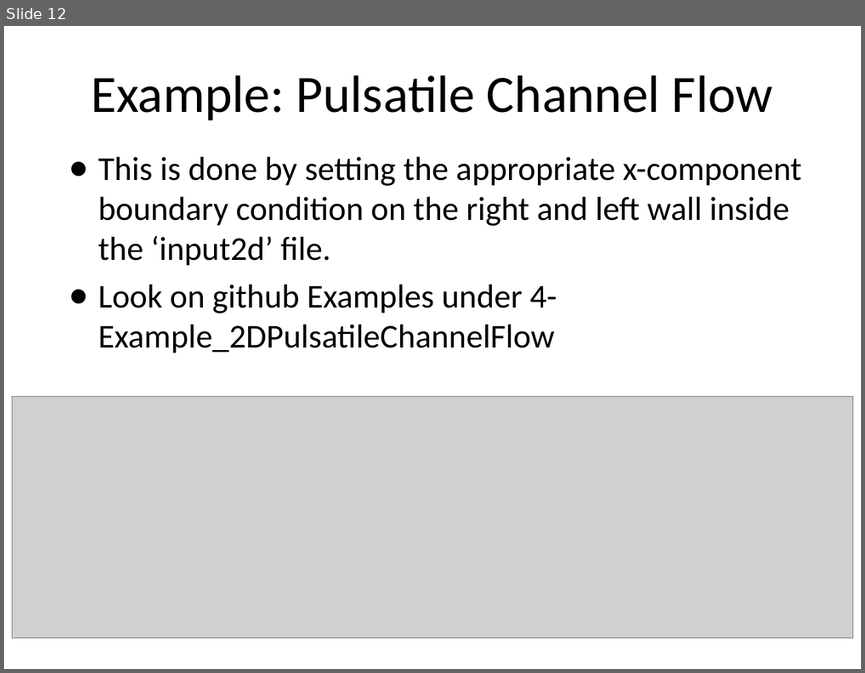
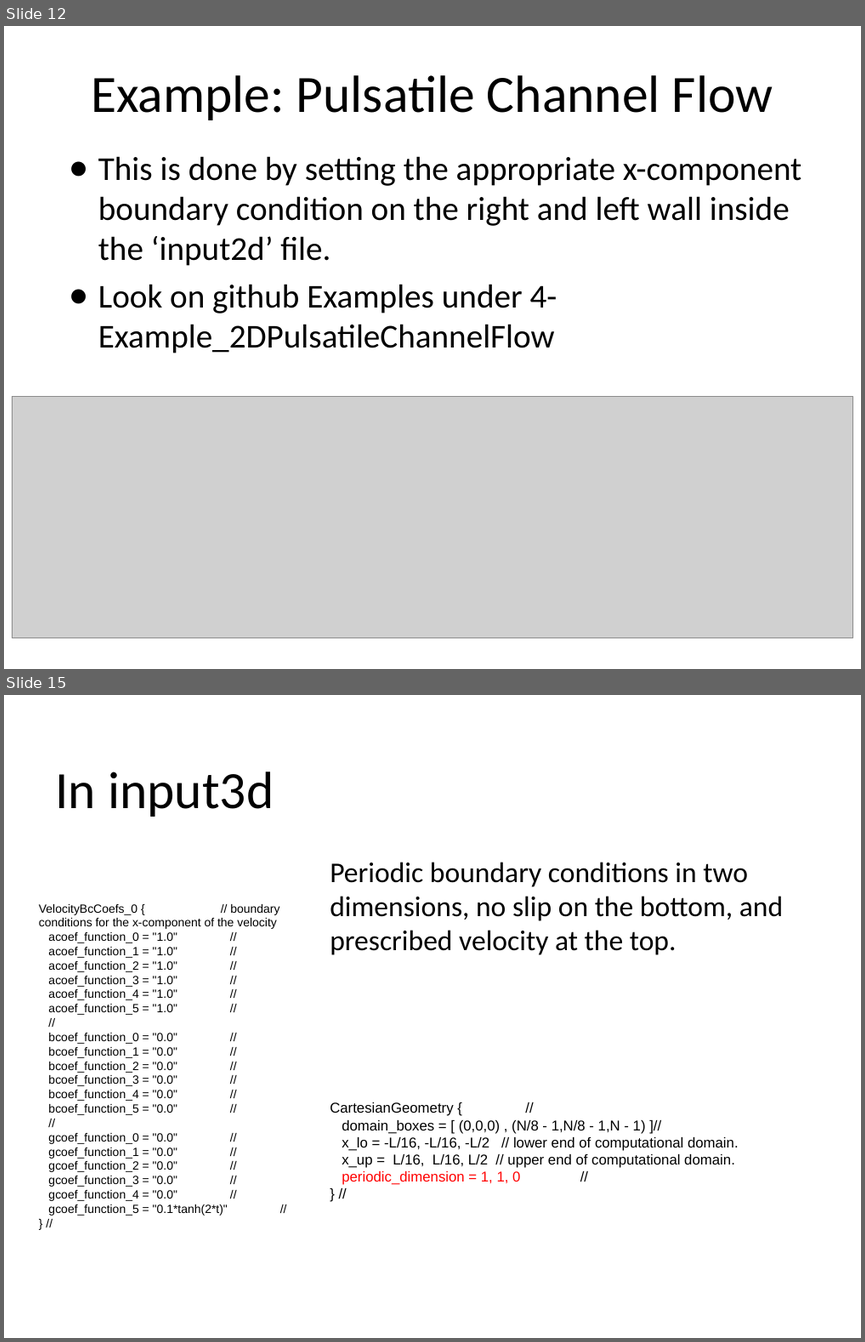
Before and after one commit to fairyflies9/IBAMR-Tutorials, a slide deck: IBAMR Lectures/Lecture 4 - IBAMR Tutorial_ Boundary Conditions.pptx. Shown one above the other, each under a label of ours: slide 12 before the commit, slides 12 and 15 after it; the slides between them are not shown. The pictures are 865x673 and 865x1342 pixels, drawn with LibreOffice and Linux fonts; fonts in the diff are those of the drawing; grey boxes stand for pictures. Boxes give left, top, right and bottom in pixels: in the first picture for what was removed or moved away, otherwise in the second. Text is boxed around its words. In the diff, an @@ line names an element or a change of style, - is before the commit and + after.

```diff
--- a/IBAMR Lectures/Lecture 4 - IBAMR Tutorial_ Boundary Conditions.pptx
+++ b/IBAMR Lectures/Lecture 4 - IBAMR Tutorial_ Boundary Conditions.pptx
@@ slide 15 added at (4,695,861,1338), background #FFFFFF @@
@@ title added at (55,771,273,817), 44 pt, text #000000 @@
+In input3d
@@ text added at (330,862,783,955), 24 pt, text #000000 @@
+Periodic boundary conditions in two dimensions, no slip on the bottom, and prescribed velocity at the top.
@@ text added at (39,904,279,1215), 10 pt, text #000000 @@
+VelocityBcCoefs_0 { // boundary conditions for the x-component of the velocity
+acoef_function_0 = "1.0" //
+acoef_function_1 = "1.0" //
+acoef_function_2 = "1.0" //
+acoef_function_3 = "1.0" //
+acoef_function_4 = "1.0" //
+acoef_function_5 = "1.0" //
+//
+bcoef_function_0 = "0.0" //
+bcoef_function_1 = "0.0" //
+bcoef_function_2 = "0.0" //
+bcoef_function_3 = "0.0" //
+bcoef_function_4 = "0.0" //
+bcoef_function_5 = "0.0" //
+//
+gcoef_function_0 = "0.0" //
+gcoef_function_1 = "0.0" //
+gcoef_function_2 = "0.0" //
+gcoef_function_3 = "0.0" //
+gcoef_function_4 = "0.0" //
+gcoef_function_5 = "0.1*tanh(2*t)" //
+} //
@@ rectangle added at (321,964,818,1338), outline #FFFFFF 0.75 pt, 12 pt, text #000000 @@
+CartesianGeometry { //
+domain_boxes = [ (0,0,0) , (N/8 - 1,N/8 - 1,N - 1) ]//
+x_lo = -L/16, -L/16, -L/2 // lower end of computational domain.
+x_up = L/16, L/16, L/2 // upper end of computational domain.
+periodic_dimension = 1, 1, 0 //
+} //
```
Also in this commit, not shown: 10 other slides added, 8 other files.
